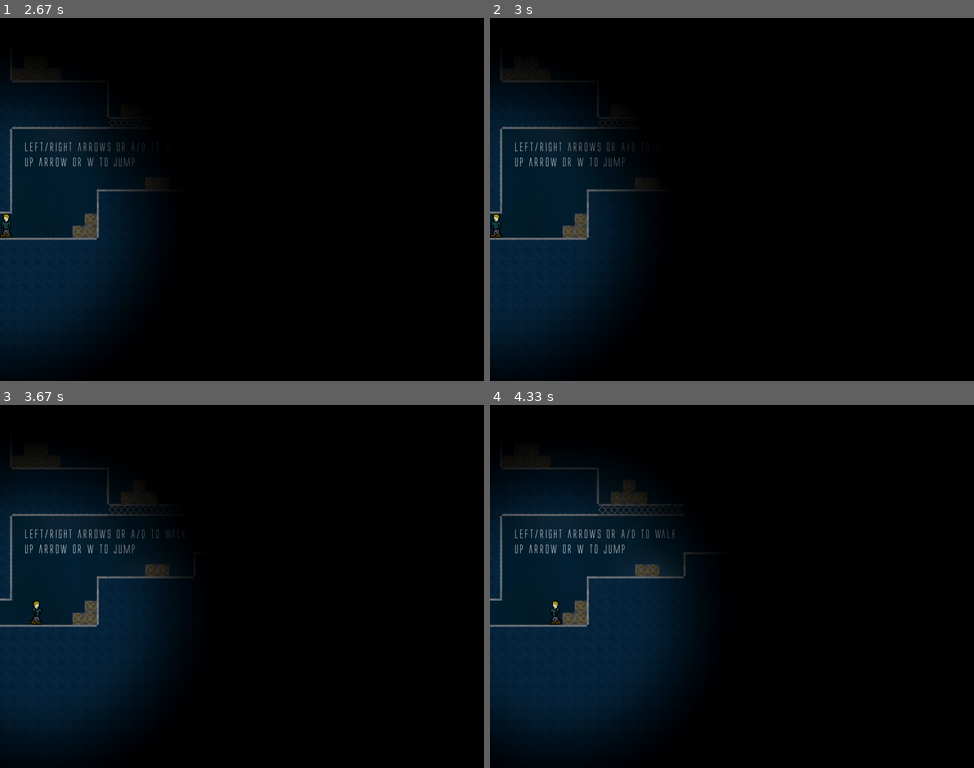
Above: before the commit, frames 1-4 (two rows, left to right).
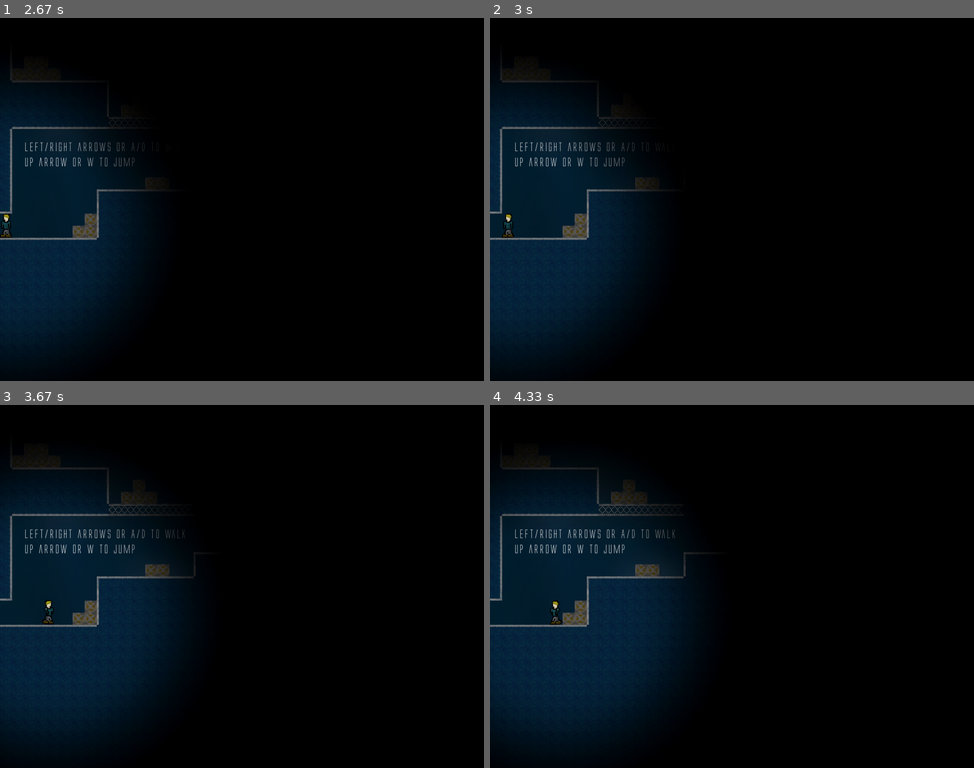
Above: after the commit, the same moments.

Repository: Sigton/stealth
Game: pygame game, started from source/main.py
The game is run twice, just before and just after one commit, with the same random seed, the same clock (stepped at 60 frames per second) and the same inputs.
Inputs:
- Up to frame 1 (2.67 s): hold Right 0.33-0.8 s; hold Up 0.83-1.13 s; hold Right 1.17-1.63 s; hold Left 1.67-2.2 s; hold Left 2.23-2.63 s
- Up to frame 2 (3 s): tap Ctrl at 2.67 s
- Up to frame 3 (3.67 s): hold Up 3-3.37 s; hold Right from 3.4 s (still down)
- Up to frame 4 (4.33 s): release Right at 4.03 s; hold Left from 4.07 s (still down)

Frame 1 is identical in both runs. In frame 2, 0.2% of the frame differs, in the area x 0-29%, y 35-61%; in frame 3, 0.2%; in frame 4, nothing differs.

Commit message:
Improved crouching physics

Diff:
--- a/source/player.py
+++ b/source/player.py
@@ -243,12 +243,17 @@
 
     def do_crouch(self):
 
+        at_wall_l = False
+        at_wall_r = False
+
         # Function to make the player crouch
         if self.on_ground():
 
             # Check the player isn't at a wall
-            at_wall_r = self.at_wall(1)
-            at_wall_l = self.at_wall(-1)
+            if self.direction == "R":
+                at_wall_r = self.at_wall(1)
+            else:
+                at_wall_l = self.at_wall(-1)
 
             if not (at_wall_l or at_wall_r):
                 self.crouching = True
@@ -268,6 +273,9 @@
             self.rect.height = 48
             self.rect.y -= 24
 
+            if self.direction == "L":
+                self.rect.x += 24
+
     def at_wall(self, direction):
 
         # Checks if the player is at a wall
